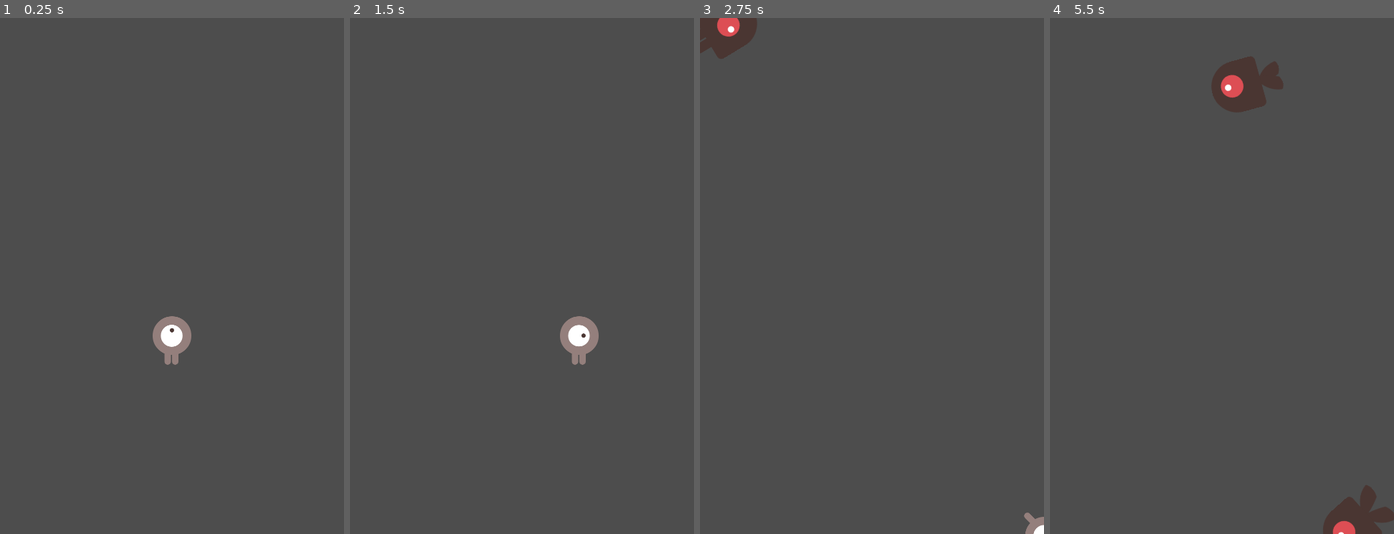
Above: before the commit, frames 1-4 (left to right).
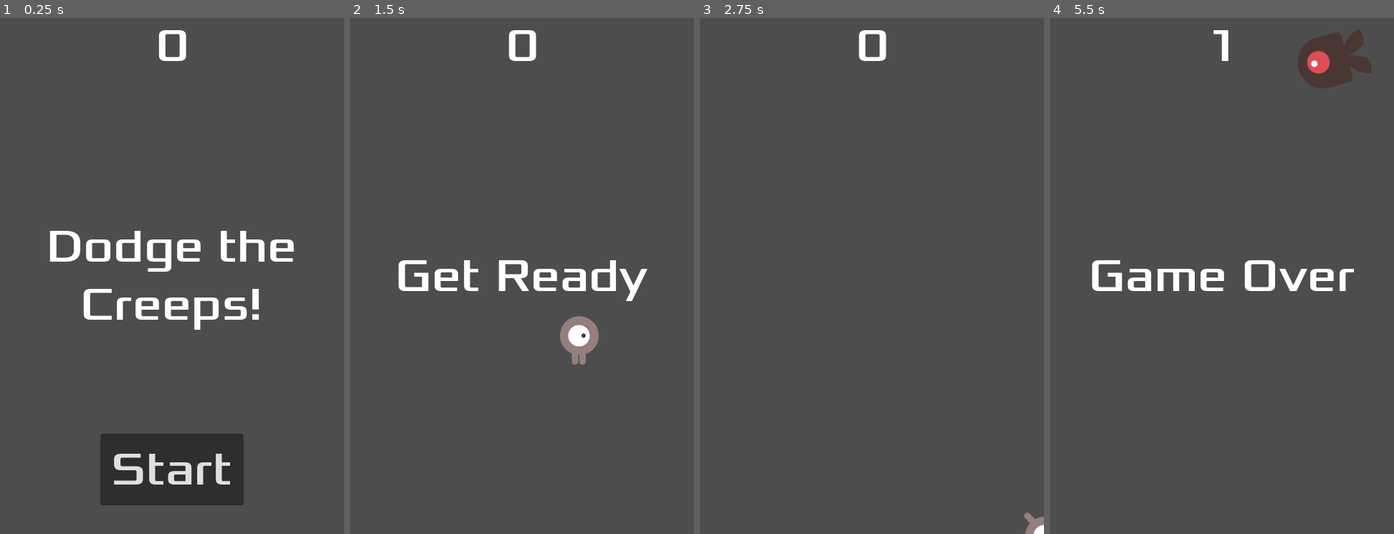
Above: after the commit, the same moments.

Repository: jinftw64/dodge_the_creeps
Game: Godot game, scene res://main.tscn
Same seed, same stepped clock (60 frames per second), same inputs: the game is played once before the commit and once after it.
Inputs (mouse positions are in pixels of both pictures, inside the frame that each line leads up to):
- Up to frame 1 (0.25 s): no input
- Up to frame 2 (1.5 s): click (522, 472) at 0.5 s, where only the run after the commit has a clickable "Start"; tap Enter at 1.25 s; hold Right (move_right) from 1.28 s (still down)
- Up to frame 3 (2.75 s): release Right (move_right) at 2.03 s; hold Down (move_down) from 2.03 s (still down)
- Up to frame 4 (5.5 s): release Down (move_down) at 2.78 s; hold Right (move_right) 2.78-3.53 s; hold Up (move_up) 3.53-4.28 s; hold Left (move_left) from 4.28 s (still down)

The runs differ from the first frame. In frame 1, 9.7% of the frame differs, in the area x 14-86%, y 2-95%; in frame 2, 2.1%; in frame 3, 1.3%; in frame 4, 6.1%.

Commit message:
implement HUD and queue_free mobs group when new_game is called

Diff:
--- /dev/null
+++ b/HUD.gd
@@ -0,0 +1,42 @@
+extends CanvasLayer
+
+signal start_game
+
+
+# Called when the node enters the scene tree for the first time.
+func _ready():
+	pass # Replace with function body.
+
+
+# Called every frame. 'delta' is the elapsed time since the previous frame.
+func _process(delta):
+	pass
+
+
+func show_message(text):
+	$Message.text = text
+	$Message.show()
+	$MessageTimer.start()
+
+
+func show_game_over():
+	show_message("Game Over")
+	await $MessageTimer.timeout
+
+	$Message.text = "Dodge the Creeps!"
+	$Message.show()
+	await get_tree().create_timer(1.0).timeout
+	$StartButton.show()
+
+
+func update_score(score):
+	$ScoreLabel.text = str(score)
+
+
+func _on_start_button_pressed():
+	$StartButton.hide()
+	start_game.emit()
+
+
+func _on_message_timer_timeout():
+	$Message.hide()
--- a/Main.gd
+++ b/Main.gd
@@ -6,7 +6,7 @@
 
 # Called when the node enters the scene tree for the first time.
 func _ready():
-	new_game()
+	pass
 
 
 # Called every frame. 'delta' is the elapsed time since the previous frame.
@@ -18,11 +18,18 @@
 	$ScoreTimer.stop()
 	$MobTimer.stop()
 
+	$HUD.show_game_over()
+
 
 func new_game():
 	score = 0
 	$Player.start($StartPosition.position)
 	$StartTimer.start()
+
+	$HUD.update_score(score)
+	$HUD.show_message("Get Ready")
+
+	get_tree().call_group("mobs", "queue_free")
 
 
 func _on_start_timer_timeout():
@@ -32,6 +39,8 @@
 
 func _on_score_timer_timeout():
 	score += 1
+
+	$HUD.update_score(score)
 
 
 func _on_mob_timer_timeout():
--- /dev/null
+++ b/hud.tscn
@@ -0,0 +1,63 @@
+[gd_scene load_steps=3 format=3 uid="uid://d6nf3oqgjq6u"]
+
+[ext_resource type="Script" path="res://HUD.gd" id="1_6rcq7"]
+[ext_resource type="FontFile" uid="uid://b83hrflw0gpgd" path="res://fonts/Xolonium-Regular.ttf" id="2_6s02e"]
+
+[node name="HUD" type="CanvasLayer"]
+script = ExtResource("1_6rcq7")
+
+[node name="ScoreLabel" type="Label" parent="."]
+anchors_preset = 5
+anchor_left = 0.5
+anchor_right = 0.5
+offset_left = -22.5
+offset_right = 22.5
+offset_bottom = 78.0
+grow_horizontal = 2
+theme_override_fonts/font = ExtResource("2_6s02e")
+theme_override_font_sizes/font_size = 64
+text = "0"
+horizontal_alignment = 1
+vertical_alignment = 1
+
+[node name="Message" type="Label" parent="."]
+anchors_preset = 8
+anchor_left = 0.5
+anchor_top = 0.5
+anchor_right = 0.5
+anchor_bottom = 0.5
+offset_left = -240.0
+offset_top = -120.0
+offset_right = 240.0
+offset_bottom = 120.0
+grow_horizontal = 2
+grow_vertical = 2
+theme_override_fonts/font = ExtResource("2_6s02e")
+theme_override_font_sizes/font_size = 64
+text = "Dodge the Creeps!"
+horizontal_alignment = 1
+vertical_alignment = 1
+autowrap_mode = 2
+
+[node name="StartButton" type="Button" parent="."]
+anchors_preset = 7
+anchor_left = 0.5
+anchor_top = 1.0
+anchor_right = 0.5
+anchor_bottom = 1.0
+offset_left = -100.0
+offset_top = -140.0
+offset_right = 100.0
+offset_bottom = -40.0
+grow_horizontal = 2
+grow_vertical = 0
+theme_override_fonts/font = ExtResource("2_6s02e")
+theme_override_font_sizes/font_size = 64
+text = "Start"
+
+[node name="MessageTimer" type="Timer" parent="."]
+wait_time = 2.0
+one_shot = true
+
+[connection signal="pressed" from="StartButton" to="." method="_on_start_button_pressed"]
+[connection signal="timeout" from="MessageTimer" to="." method="_on_message_timer_timeout"]
--- a/main.tscn
+++ b/main.tscn
@@ -1,8 +1,9 @@
-[gd_scene load_steps=5 format=3 uid="uid://dibcw3cyxd7op"]
+[gd_scene load_steps=6 format=3 uid="uid://dibcw3cyxd7op"]
 
 [ext_resource type="Script" path="res://Main.gd" id="1_40077"]
 [ext_resource type="PackedScene" uid="uid://cehhe43kn8gc8" path="res://mob.tscn" id="2_r04dd"]
 [ext_resource type="PackedScene" uid="uid://xv6qbnjqrbcl" path="res://player.tscn" id="3_3shld"]
+[ext_resource type="PackedScene" uid="uid://d6nf3oqgjq6u" path="res://hud.tscn" id="4_5d4rp"]
 
 [sub_resource type="Curve2D" id="Curve2D_366ip"]
 _data = {
@@ -32,7 +33,10 @@
 
 [node name="MobSpawnLocation" type="PathFollow2D" parent="MobPath"]
 
+[node name="HUD" parent="." instance=ExtResource("4_5d4rp")]
+
 [connection signal="hit" from="Player" to="." method="game_over"]
 [connection signal="timeout" from="MobTimer" to="." method="_on_mob_timer_timeout"]
 [connection signal="timeout" from="ScoreTimer" to="." method="_on_score_timer_timeout"]
 [connection signal="timeout" from="StartTimer" to="." method="_on_start_timer_timeout"]
+[connection signal="start_game" from="HUD" to="." method="new_game"]
--- a/mob.tscn
+++ b/mob.tscn
@@ -48,7 +48,7 @@
 radius = 35.0
 height = 100.0
 
-[node name="Mob" type="RigidBody2D"]
+[node name="Mob" type="RigidBody2D" groups=["mobs"]]
 collision_mask = 0
 gravity_scale = 0.0
 script = ExtResource("1_p7wv7")
